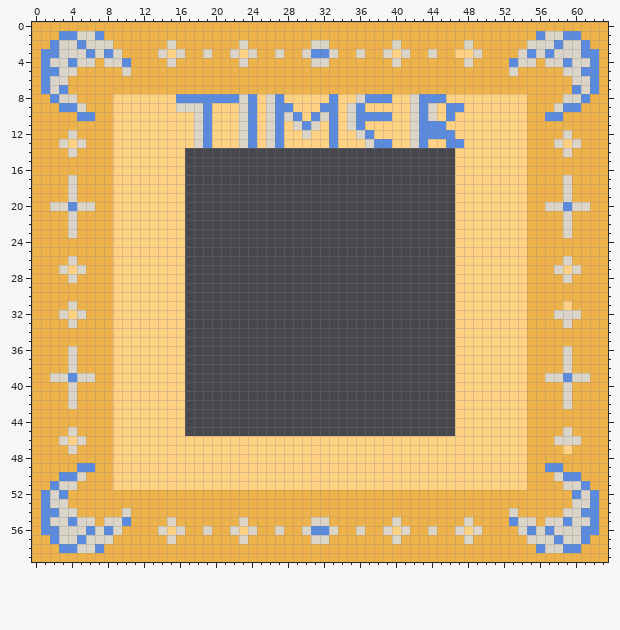
Pixel-art file -- melon-jam/sprites/ase/timer.ase. Above: the version before the commit.
64x60 pixels, 1 frame.
And afterwards:
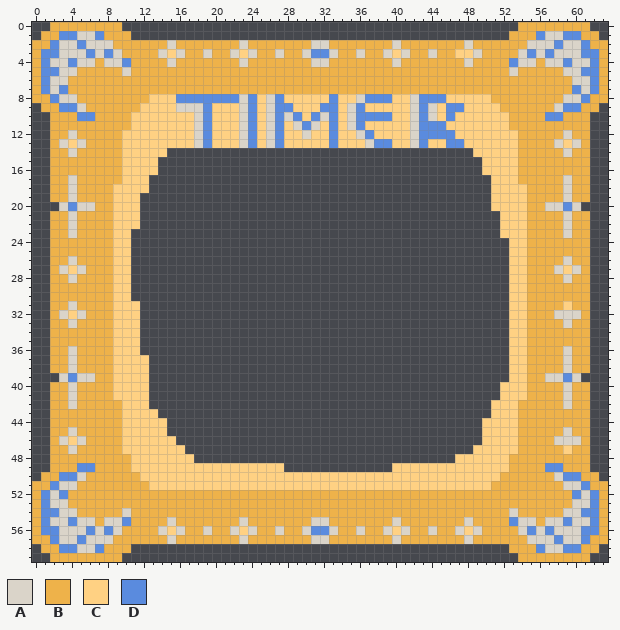
Palette (. is transparent): A #dad4c9  B #eeb24a  C #ffd183  D #5a8bde
What changed:
Changed rows in their new state; - is an unchanged pixel.
first column x 0:
 0 ..--------............................................--------..
 1 .----------..........................................----------.
first column x 0:
 8 ---------BBBB--------------------------------------BBBB---------
 9 .--------BBB----------------------------------------BBB--------.
10 ..-------BB------------------------------------------BB-------..
11 ..-------BB------------------------------------------BB-------..
12 ..-------B--------------------------------------------B-------..
13 ..-------B--------------------------------------------B-------..
14 ..-------B-----..------------------------------..-----B-------..
15 ..-------B----...------------------------------...----B-------..
16 ..-------B----...------------------------------...----B-------..
17 ..-------B---....------------------------------....---B-------..
18 ..-----------....------------------------------....-----------..
19 ..----------.....------------------------------....-----------..
20 ...---------.....------------------------------....----------...
21 ..----------.....------------------------------.....----------..
22 ..----------.....------------------------------.....----------..
23 ..---------......------------------------------.....----------..
24 ..---------......------------------------------......---------..
25 ..---------......------------------------------......---------..
26 ..---------......------------------------------......---------..
27 ..---------......------------------------------......---------..
28 ..---------......------------------------------......---------..
29 ..---------......------------------------------......---------..
30 ..---------......------------------------------......---------..
31 ..----------.....------------------------------......---------..
32 ..----------.....------------------------------......---------..
33 ..----------.....------------------------------......---------..
34 ..----------.....------------------------------......---------..
35 ..----------.....------------------------------......---------..
36 ..----------.....------------------------------......---------..
37 ..-----------....------------------------------......---------..
38 ..-----------....------------------------------......---------..
39 ...----------....------------------------------......--------...
40 ..-----------....------------------------------.....----------..
41 ..-----------....------------------------------.....----------..
42 ..-------B---....------------------------------....---B-------..
43 ..-------B----...------------------------------....---B-------..
44 ..-------B-----..------------------------------...----B-------..
45 ..-------B-----..------------------------------...----B-------..
46 ..-------B------..................................----B-------..
47 ..-------B-------................................-----B-------..
48 ..-------BB-------.............................------BB-------..
49 ..-------BB-----------------............-------------BB-------..
50 .--------BBB----------------------------------------BBB--------.
51 ---------BBBB--------------------------------------BBBB---------
first column x 0:
58 .----------..........................................----------.
59 ..--------............................................--------..
